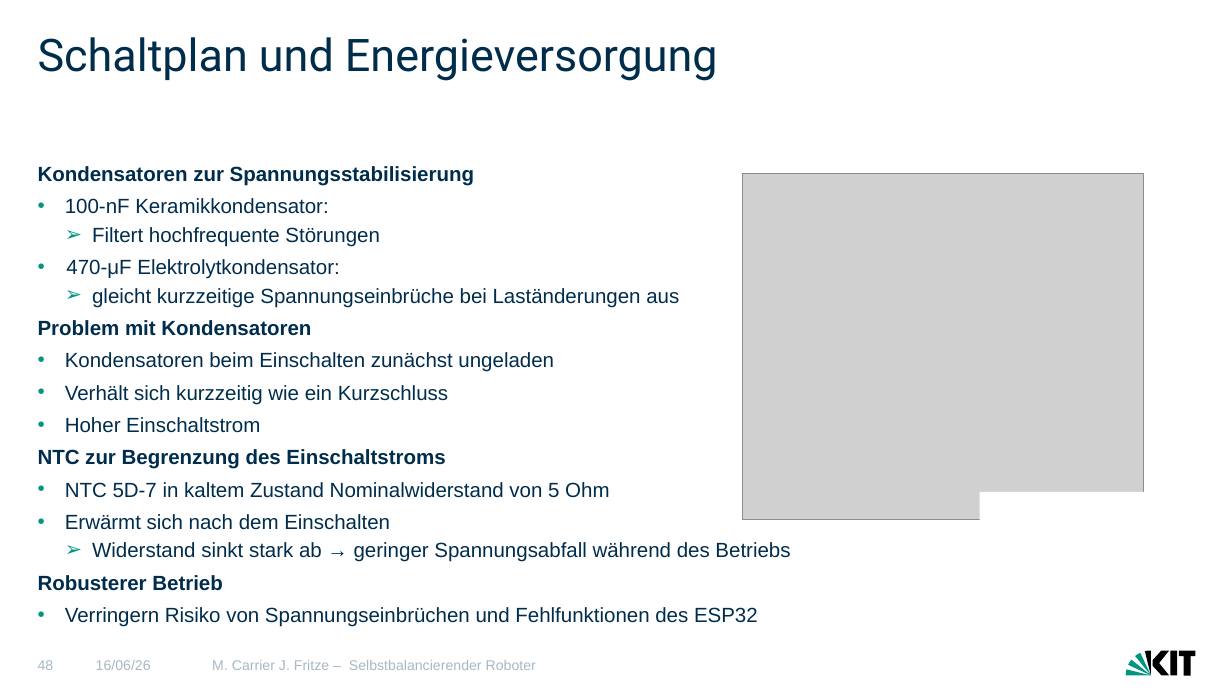
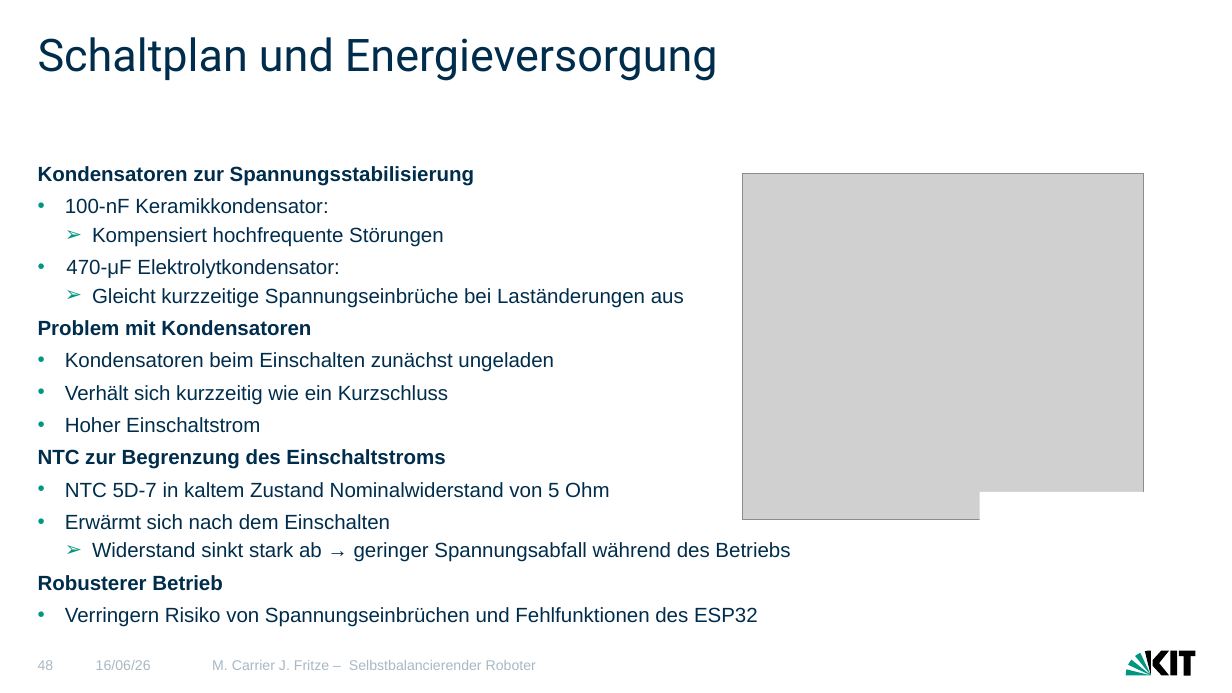
Before and after one commit to MCITBA/Lok_Prak_Rob, a slide deck: slide 48 of Finale_Präsentation_erw.pptx. Drawn at 1232x693 pixels with LibreOffice and Linux fonts; fonts in the diff are those of the drawing; grey boxes stand for pictures. Boxes give left, top, right and bottom in pixels: in the first picture for what was removed or moved away, otherwise in the second. Text is boxed around its words. In the diff, an @@ line names an element or a change of style, - is before the commit and + after.

```diff
--- a/Finale_Präsentation_erw.pptx
+++ b/Finale_Präsentation_erw.pptx
@@ text at [92, 227, 443, 247]: text changed @@
-        ➢ Filtert hochfrequente Störungen
+        ➢ Kompensiert hochfrequente Störungen
@@ text at [92, 288, 684, 307]: text changed @@
-      ➢ gleicht kurzzeitige Spannungseinbrüche bei Laständerungen aus
+      ➢ Gleicht kurzzeitige Spannungseinbrüche bei Laständerungen aus
```
Also in this commit, not shown: 2 other slides changed.
